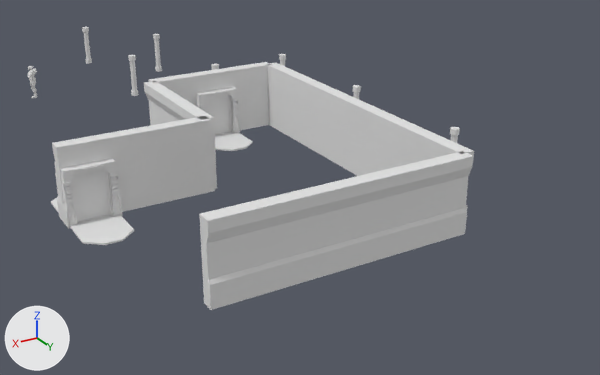
Before and after pictures for a commit that changed the Blender file Unity/Assets/Resources/Blender_Raw/Outdoor_StreetLight.blend.
One viewpoint serves both versions: a camera (50 mm lens) standing at (15.8, 34.2, 13.3) and looking at (-2.1, 4.2, -1.7). The axes (+X, +Y, +Z) are drawn at lower left. The lights are the same throughout.
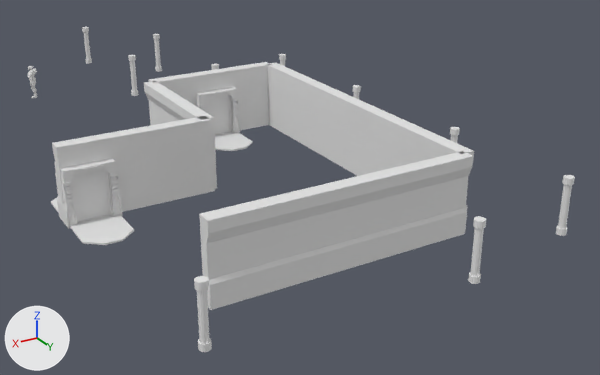
Changed parts and their boxes (x1, y1, x2, y2) in the pictures (600 x 375 px):
'Circle.009', added: after (194, 276, 212, 352)
'Circle.008', added: after (468, 216, 486, 284)
'Circle.006', added: after (556, 175, 575, 236)

Patch to the scene script:
```diff
--- a/Unity/Assets/Resources/Blender_Raw/Outdoor_StreetLight.blend.py
+++ b/Unity/Assets/Resources/Blender_Raw/Outdoor_StreetLight.blend.py
@@ ob_circle_006 @@
+ob_circle_006 = bpy.data.objects.new('Circle.006', me_circle_002.copy())  # the mesh of ob_circle
+ob_circle_006.location = (-6.0, 16.01, 1.09)
+ob_circle_006.scale = (0.189, 0.189, 0.378)
@@ ob_circle_008 @@
+ob_circle_008 = bpy.data.objects.new('Circle.008', me_circle_002.copy())  # the mesh of ob_circle
+ob_circle_008.location = (-1.0, 17.01, 1.09)
+ob_circle_008.scale = (0.189, 0.189, 0.378)
@@ ob_circle_009 @@
+ob_circle_009 = bpy.data.objects.new('Circle.009', me_circle_002.copy())  # the mesh of ob_circle
+ob_circle_009.location = (8.0, 16.01, 1.09)
+ob_circle_009.scale = (0.189, 0.189, 0.378)
```
